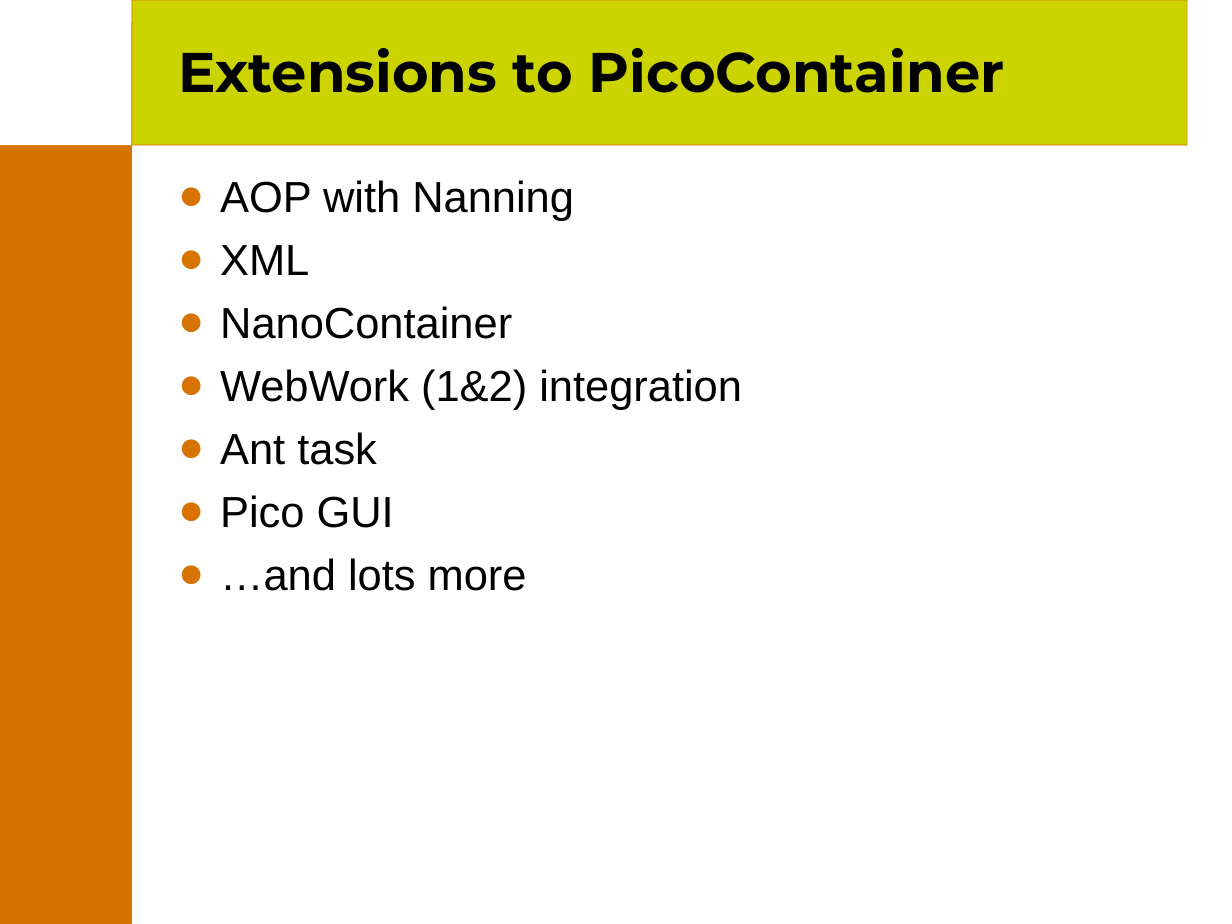
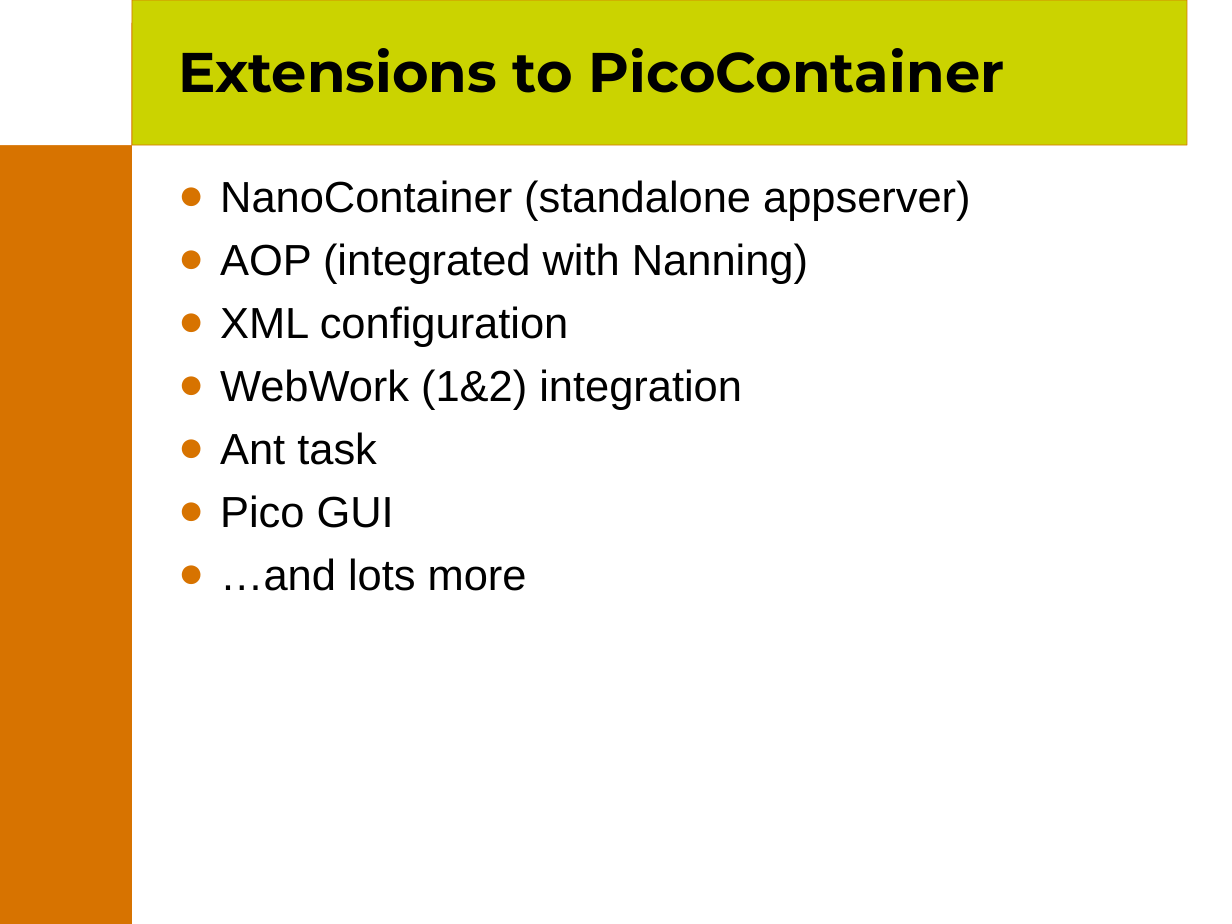
Before and after one commit to joehni/PicoContainer1-CVS, a slide deck: slide 22 of site/presentations/PicoContainer.ppt (slide 21 before the commit). Drawn at 1232x924 pixels with LibreOffice and Linux fonts; fonts in the diff are those of the drawing; background and template pictures are left out. Boxes give left, top, right and bottom in pixels: in the first picture for what was removed or moved away, otherwise in the second. Text is boxed around its words. In the diff, an @@ line names an element or a change of style, - is before the commit and + after.

```diff
--- a/site/presentations/PicoContainer.ppt
+++ b/site/presentations/PicoContainer.ppt
@@ text at [220,180,971,347]: text changed @@
-● AOP with Nanning
-● XML
-● NanoContainer
+● NanoContainer (standalone appserver)
+● AOP (integrated with Nanning)
+● XML configuration
```
Also in this commit, not shown: 14 other slides changed, 1 slide added, 3 slides removed.
